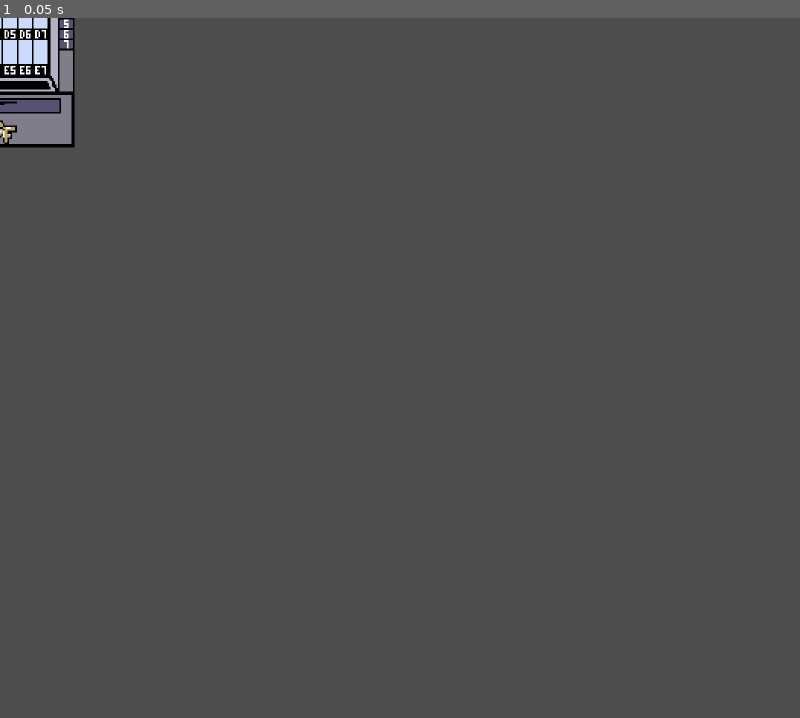
Above: before the commit, frame 1.
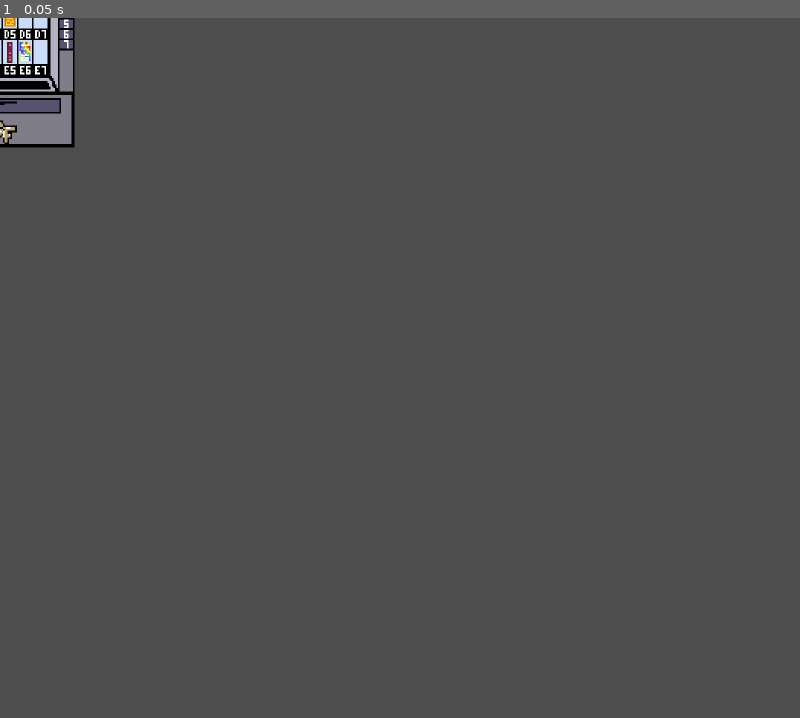
Above: after the commit, the same moment.

Repository: vewe7/vending-game
Game: Godot game, scene res://vending_machine.tscn
Same seed, same stepped clock (60 frames per second), same inputs: the game is played once before the commit and once after it. The project has no main scene, so this scene is started directly.
Inputs:
- Up to frame 1 (0.05 s): no input

The runs differ from the first frame. In frame 1, less than 0.1% of the frame differs, in the area x 0-4%, y 0-7%.

Commit message:
Added more vending items

Diff:
--- a/vending_machine.tscn
+++ b/vending_machine.tscn
@@ -15,6 +15,14 @@
 [ext_resource type="Texture2D" uid="uid://bcuga5aq8mmjp" path="res://sprites/SaltnVin_Lays.png" id="13_8atas"]
 [ext_resource type="Texture2D" uid="uid://d2l6nl60n7vqm" path="res://sprites/SaltnVin_Pringles.png" id="14_58crv"]
 [ext_resource type="Texture2D" uid="uid://bsp5hkoyg1kue" path="res://sprites/SourCream_Ruffs.png" id="15_pidjb"]
+[ext_resource type="Texture2D" uid="uid://cmqmw5f2og3wa" path="res://sprites/Blonde_Oreo.png" id="16_7t20t"]
+[ext_resource type="Texture2D" uid="uid://wt1ydevbdlne" path="res://sprites/Matcha_KitKat.png" id="17_5dr32"]
+[ext_resource type="Texture2D" uid="uid://bvylc05p5eva8" path="res://sprites/MnM.png" id="18_22owa"]
+[ext_resource type="Texture2D" uid="uid://lbe0psnsexwe" path="res://sprites/Orange_NatureValley.png" id="19_m5apc"]
+[ext_resource type="Texture2D" uid="uid://7s72bkgqiaak" path="res://sprites/Purple_MnM.png" id="20_4lsa4"]
+[ext_resource type="Texture2D" uid="uid://dlwehdpm8jxss" path="res://sprites/Reeses.png" id="21_q1dpi"]
+[ext_resource type="Texture2D" uid="uid://hlo1smu3jlem" path="res://sprites/Snickers.png" id="22_abtfx"]
+[ext_resource type="Texture2D" uid="uid://ba42i36jb70u4" path="res://sprites/Sour_Skittles.png" id="23_td1l7"]
 
 [sub_resource type="SpriteFrames" id="SpriteFrames_pcmt2"]
 animations = [{
@@ -164,6 +172,94 @@
 "frames": [{
 "duration": 1.0,
 "texture": ExtResource("15_pidjb")
+}],
+"loop": true,
+"name": &"bag",
+"speed": 5.0
+}]
+
+[sub_resource type="SpriteFrames" id="SpriteFrames_v3fp5"]
+animations = [{
+"frames": [{
+"duration": 1.0,
+"texture": ExtResource("16_7t20t")
+}],
+"loop": true,
+"name": &"cookie",
+"speed": 5.0
+}]
+
+[sub_resource type="SpriteFrames" id="SpriteFrames_h8q3s"]
+animations = [{
+"frames": [{
+"duration": 1.0,
+"texture": ExtResource("17_5dr32")
+}],
+"loop": true,
+"name": &"bar",
+"speed": 5.0
+}]
+
+[sub_resource type="SpriteFrames" id="SpriteFrames_aiubg"]
+animations = [{
+"frames": [{
+"duration": 1.0,
+"texture": ExtResource("18_22owa")
+}],
+"loop": true,
+"name": &"bag",
+"speed": 5.0
+}]
+
+[sub_resource type="SpriteFrames" id="SpriteFrames_r1yj8"]
+animations = [{
+"frames": [{
+"duration": 1.0,
+"texture": ExtResource("19_m5apc")
+}],
+"loop": true,
+"name": &"bar",
+"speed": 5.0
+}]
+
+[sub_resource type="SpriteFrames" id="SpriteFrames_wll2d"]
+animations = [{
+"frames": [{
+"duration": 1.0,
+"texture": ExtResource("20_4lsa4")
+}],
+"loop": true,
+"name": &"bag",
+"speed": 5.0
+}]
+
+[sub_resource type="SpriteFrames" id="SpriteFrames_ylp2x"]
+animations = [{
+"frames": [{
+"duration": 1.0,
+"texture": ExtResource("21_q1dpi")
+}],
+"loop": true,
+"name": &"bar",
+"speed": 5.0
+}]
+
+[sub_resource type="SpriteFrames" id="SpriteFrames_3w1so"]
+animations = [{
+"frames": [{
+"duration": 1.0,
+"texture": ExtResource("22_abtfx")
+}],
+"loop": true,
+"name": &"bar",
+"speed": 5.0
+}]
+
+[sub_resource type="SpriteFrames" id="SpriteFrames_qbqcx"]
+animations = [{
+"frames": [{
+"duration": 1.0,
+"texture": ExtResource("23_td1l7")
 }],
 "loop": true,
 "name": &"bag",
@@ -226,8 +322,8 @@
 animation = &"bar"
 
 [node name="oreo" type="AnimatedSprite2D" parent="."]
-position = Vector2(-72, 1.37495)
-scale = Vector2(2.25018, 1.92188)
+position = Vector2(-11, 1.19209e-07)
+scale = Vector2(2.12509, 1.92188)
 sprite_frames = SubResource("SpriteFrames_w5d0c")
 animation = &"cookie"
 
@@ -259,3 +355,51 @@
 scale = Vector2(2.281, 2.563)
 sprite_frames = SubResource("SpriteFrames_wjgiu")
 animation = &"bag"
+
+[node name="blondeOreos" type="AnimatedSprite2D" parent="."]
+position = Vector2(-41, 0)
+scale = Vector2(2.25, 1.922)
+sprite_frames = SubResource("SpriteFrames_v3fp5")
+animation = &"cookie"
+
+[node name="matKitKat" type="AnimatedSprite2D" parent="."]
+position = Vector2(-72, -3)
+scale = Vector2(2.062, 2.609)
+sprite_frames = SubResource("SpriteFrames_h8q3s")
+animation = &"bar"
+
+[node name="pMnM" type="AnimatedSprite2D" parent="."]
+position = Vector2(-13, 69)
+scale = Vector2(2.062, 2.609)
+sprite_frames = SubResource("SpriteFrames_aiubg")
+animation = &"bag"
+
+[node name="orangeNatureValley" type="AnimatedSprite2D" parent="."]
+position = Vector2(-73, 69)
+scale = Vector2(2.75, 2.5)
+sprite_frames = SubResource("SpriteFrames_r1yj8")
+animation = &"bar"
+
+[node name="purpMnM" type="AnimatedSprite2D" parent="."]
+position = Vector2(-42, 69)
+scale = Vector2(2.062, 2.5)
+sprite_frames = SubResource("SpriteFrames_wll2d")
+animation = &"bag"
+
+[node name="reeses" type="AnimatedSprite2D" parent="."]
+position = Vector2(20, -3)
+scale = Vector2(2.75, 2.5)
+sprite_frames = SubResource("SpriteFrames_ylp2x")
+animation = &"bar"
+
+[node name="snickers" type="AnimatedSprite2D" parent="."]
+position = Vector2(21, 69)
+scale = Vector2(2.2, 2.609)
+sprite_frames = SubResource("SpriteFrames_3w1so")
+animation = &"bar"
+
+[node name="sourSkittles" type="AnimatedSprite2D" parent="."]
+position = Vector2(50, 68)
+scale = Vector2(2.75, 2.5)
+sprite_frames = SubResource("SpriteFrames_qbqcx")
+animation = &"bag"
Not shown, added: sprites/Snickers.png.import
Not shown: 1 places in vending_machine.tscn that only renumber resources
